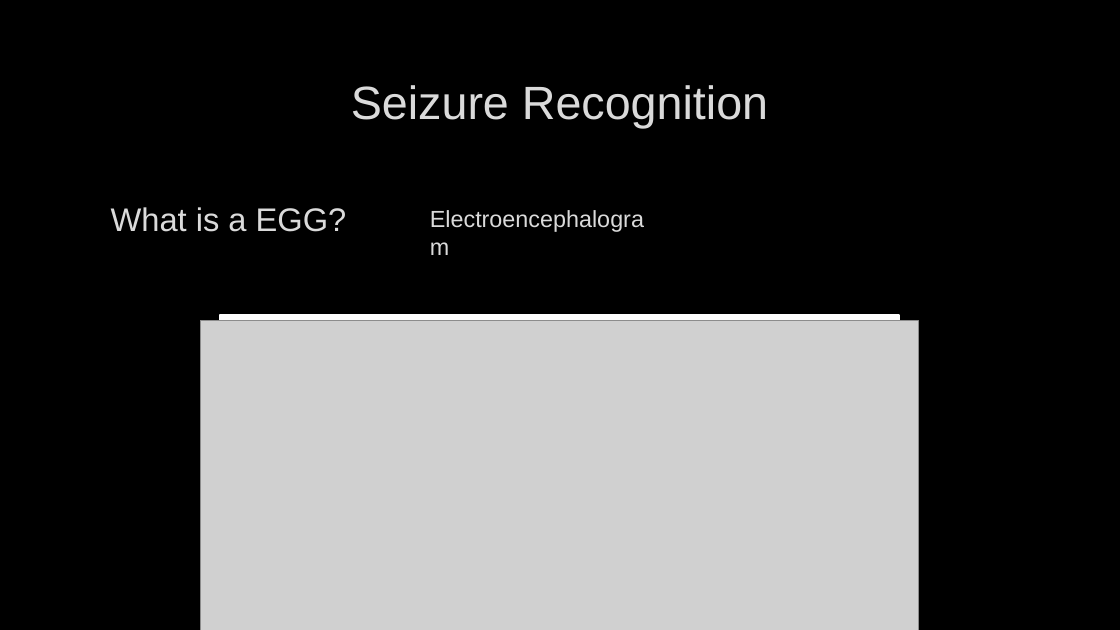
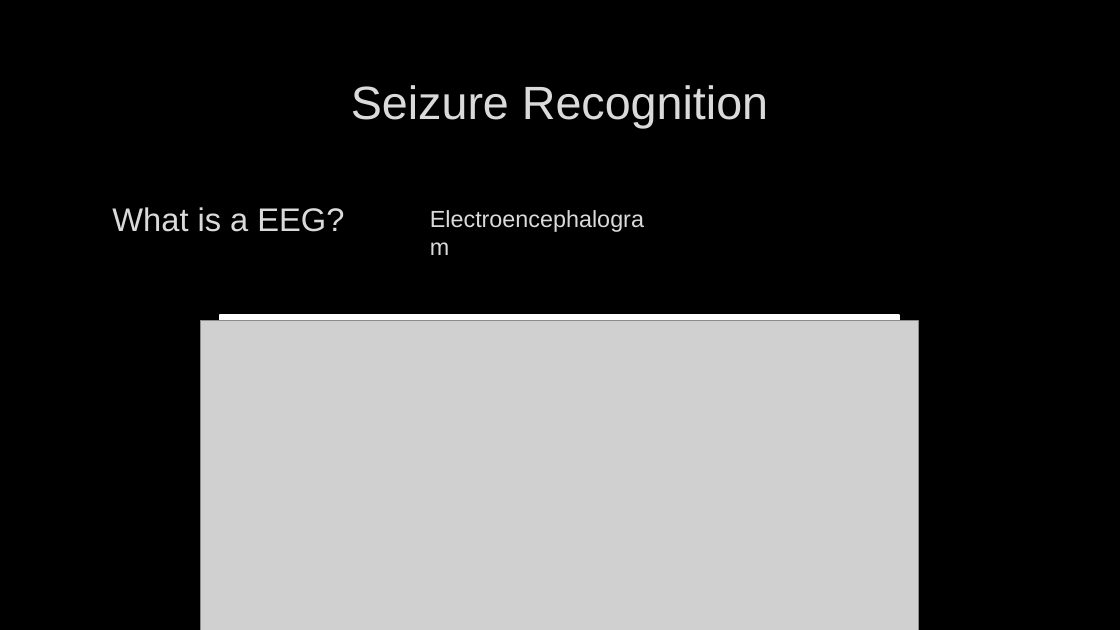
Before and after one commit to Christian-Espinosa/TFG-AI-detection-seizures, a slide deck: slide 3 of Documentation/PresentacióTFG.pptm (slide 5 before the commit). Drawn at 1120x630 pixels with LibreOffice and Linux fonts; fonts in the diff are those of the drawing; grey boxes stand for pictures; background and template pictures are left out. Boxes give left, top, right and bottom in pixels: in the first picture for what was removed or moved away, otherwise in the second. Text is boxed around its words. In the diff, an @@ line names an element or a change of style, - is before the commit and + after.

```diff
--- a/Documentation/PresentacióTFG.pptm
+++ b/Documentation/PresentacióTFG.pptm
@@ title at (112,207,344,232): text changed @@
-What is a EGG?
+What is a EEG?
```
Also in this commit, not shown: 8 other slides changed, 12 slides added, 2 slides removed, 4 other files.
